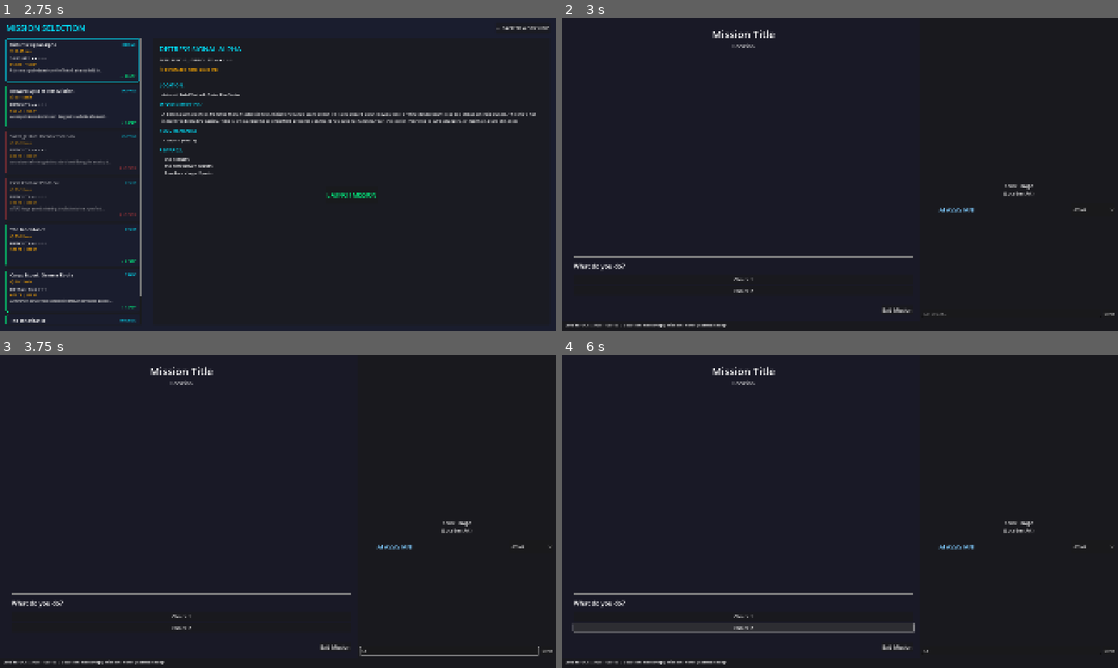
Above: before the commit, frames 1-4 (two rows, left to right).
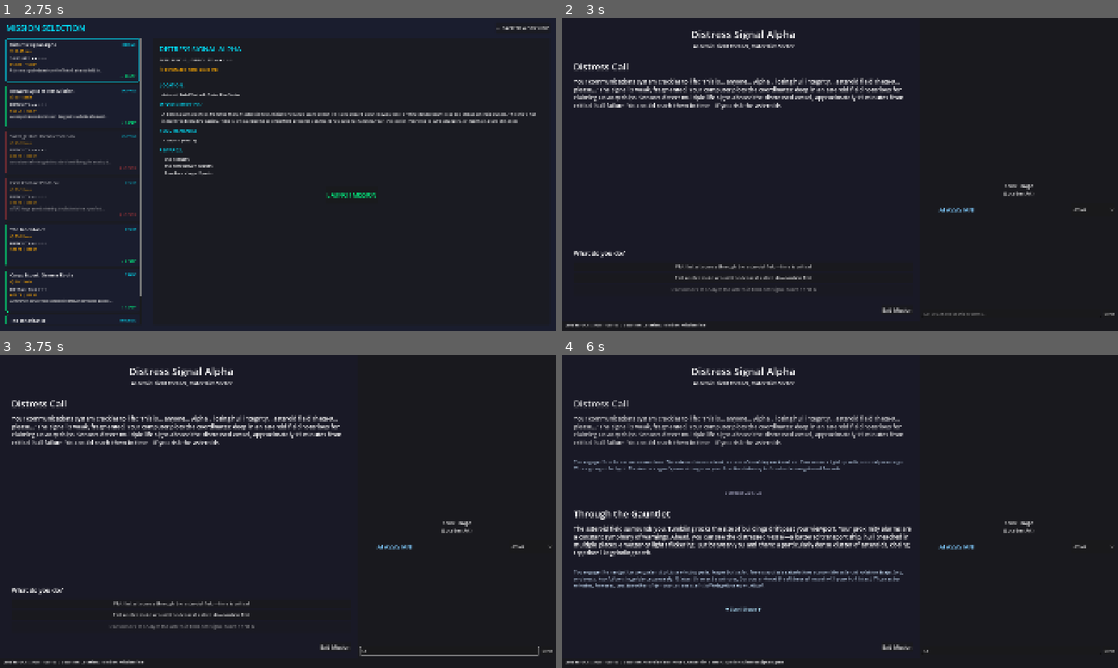
Above: after the commit, the same moments.

Repository: sethshoultes/space-adventures
Game: Godot game, scene res://scenes/main_menu.tscn
Same seed, same stepped clock (60 frames per second), same inputs: the game is played once before the commit and once after it.
Inputs (mouse positions are in pixels of both pictures, inside the frame that each line leads up to):
- Up to frame 1 (2.75 s): click "NEW GAME" at 0.5 s; click (339, 287) at 1.27 s; type "12" at 1.35 s; click "LAUNCH MISSIONS" at 2 s
- Up to frame 2 (3 s): click "LAUNCH MISSION" at 2.75 s
- Up to frame 3 (3.75 s): click (450, 652) at 3.52 s; type "12" at 3.6 s
- Up to frame 4 (6 s): click "Choice 1" (after the commit: "Plot fastest course through t…") at 4.25 s; click (745, 492) at 5 s, where only the run after the commit has a clickable "▼ Scroll Down ▼"; click "Choice 2" (after the commit: "Use computer-assisted navigat…") at 5.75 s

Frame 1 is identical in both runs. In frame 2, 4.3% of the frame differs, in the area x 2-76%, y 3-99%; in frame 3, 4.2%; in frame 4, 8.8%, in the area x 1-64%, y 3-99%.
Error before the commit: Parse Error: Function "_load_next_stage()" not found in base self. (res://scripts/ui/mission.gd:1284)

Commit message:
fix: Use existing stage loading functions
Changed hybrid choice handler to use:
- _load_current_stage() instead of non-existent _load_next_stage()
- _append_mission_complete() instead of non-existent _complete_mission()

This matches how static missions work and uses the existing codebase
functions properly.

Diff:
--- a/godot/scripts/ui/mission.gd
+++ b/godot/scripts/ui/mission.gd
@@ -1275,16 +1275,32 @@
 			if effect not in MissionManager.mission_effects:
 				MissionManager.mission_effects.append(effect)
 
-	# Step 6: Display narrative
-	_append_result_to_log(narrative)
-	await get_tree().create_timer(0.5).timeout
-
-	# Load next stage if defined
+	# Step 6: Display narrative and continue (same as static missions)
 	if next_stage != null and next_stage != "":
-		await _load_next_stage(next_stage)
+		# Append narrative to log
+		await _append_result_to_log(narrative)
+
+		# Dim previous stages
+		_dim_previous_stages()
+
+		# Hide choices during transition
+		choices_label.visible = false
+		for button in choice_buttons:
+			button.visible = false
+
+		# Update status ticker
+		_update_status_ticker()
+
+		# Short pause
+		await get_tree().create_timer(1.0).timeout
+
+		# Load new stage (MissionManager.current_stage_id already updated)
+		_load_current_stage()
 	else:
 		# Mission complete
-		await _complete_mission()
+		await _append_result_to_log(narrative)
+		await get_tree().create_timer(1.0).timeout
+		await _append_mission_complete()
 
 
 func _apply_choice_effects(consequence: Dictionary) -> void:
